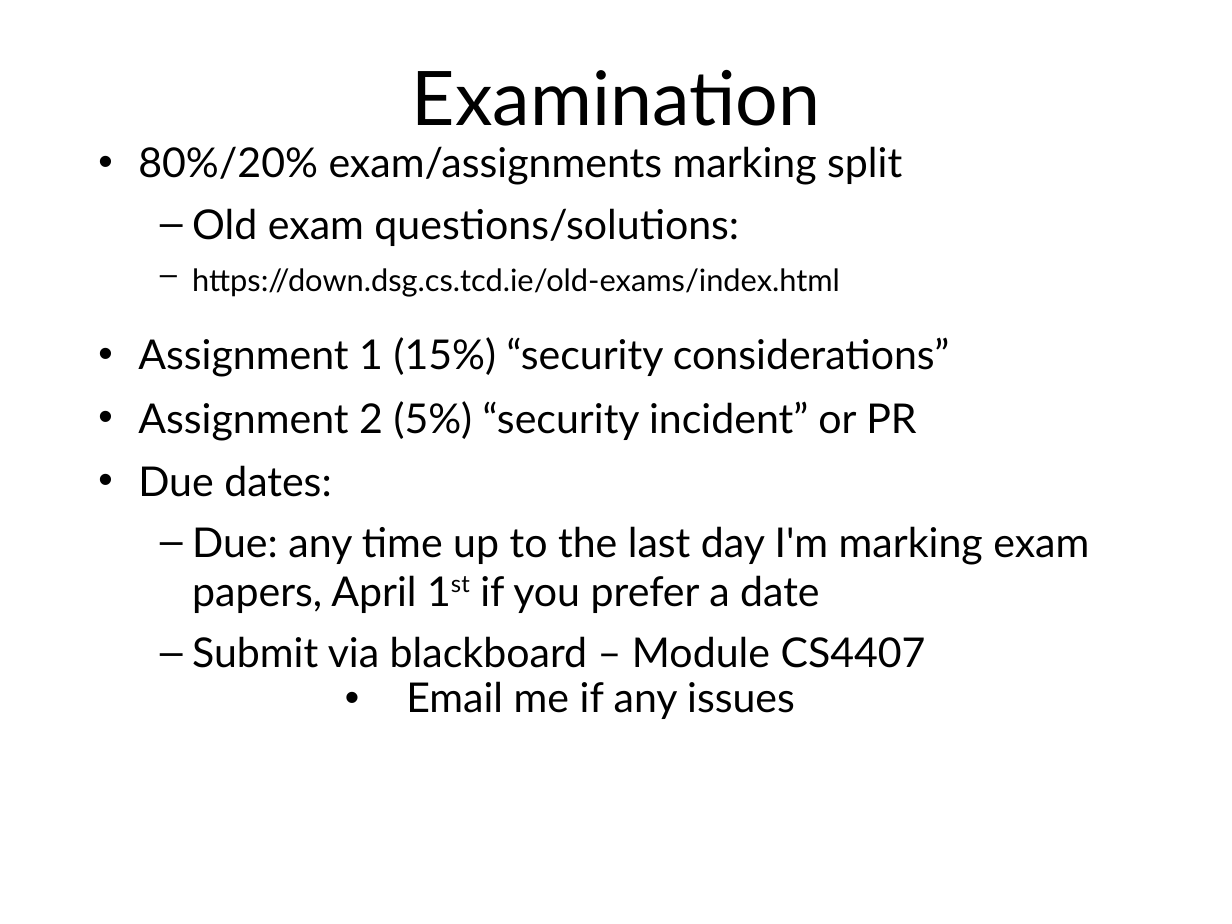
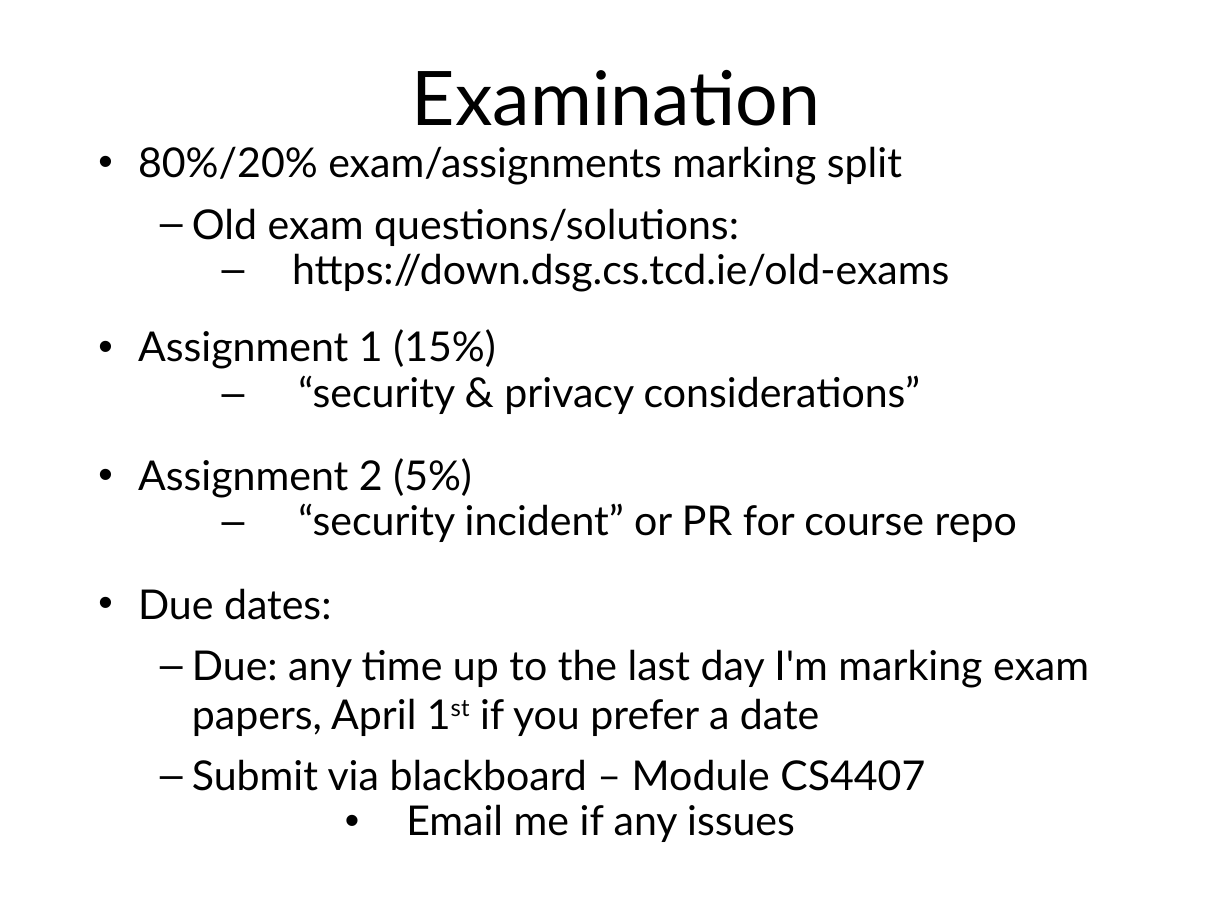
Before and after one commit to sftcd/cs7053, a slide deck: slide 3 of 2016lectures/01-intro.ppt. Drawn at 1232x924 pixels with LibreOffice and Linux fonts; fonts in the diff are those of the drawing. Boxes give left, top, right and bottom in pixels: in the first picture for what was removed or moved away, otherwise in the second. Text is boxed around its words. In the diff, an @@ line names an element or a change of style, - is before the commit and + after.

```diff
--- a/2016lectures/01-intro.ppt
+++ b/2016lectures/01-intro.ppt
@@ text at <box>138,253,1017,542</box>: text changed @@
-  – https://down.dsg.cs.tcd.ie/old-exams/index.html
-• Assignment 1 (15%) “security considerations”
-• Assignment 2 (5%) “security incident” or PR
+  – https://down.dsg.cs.tcd.ie/old-exams
+• Assignment 1 (15%)
+  – “security & privacy considerations”
+• Assignment 2 (5%)
+  – “security incident” or PR for course repo
```
Also in this commit, not shown: 7 other slides changed, 6 other files.
